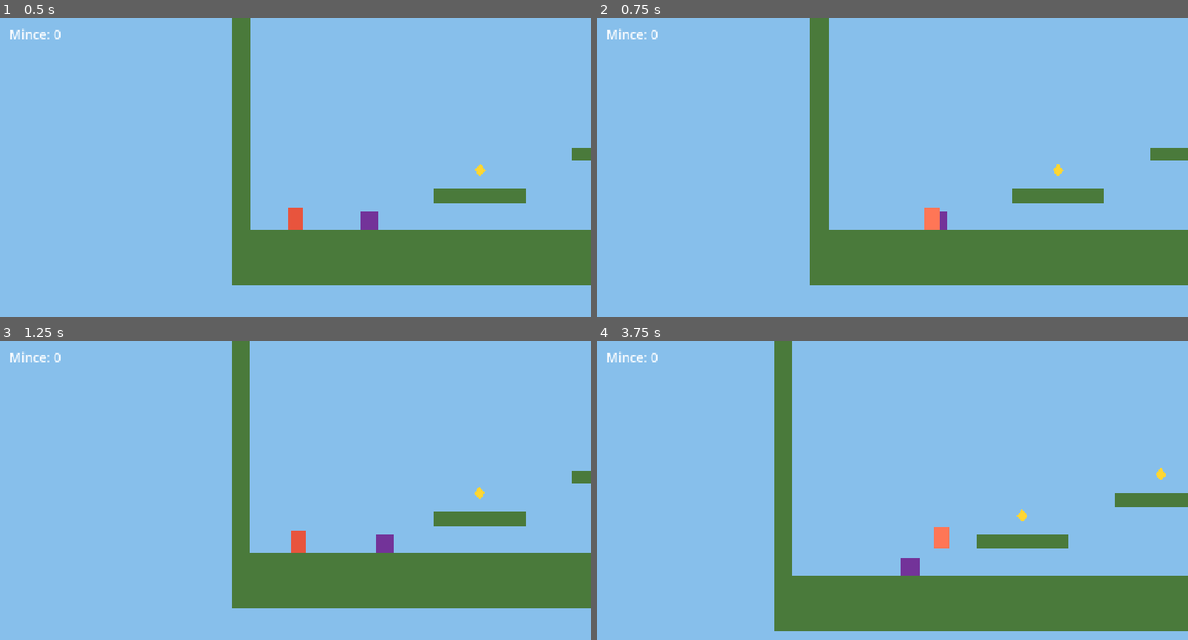
Above: before the commit, frames 1-4 (two rows, left to right).
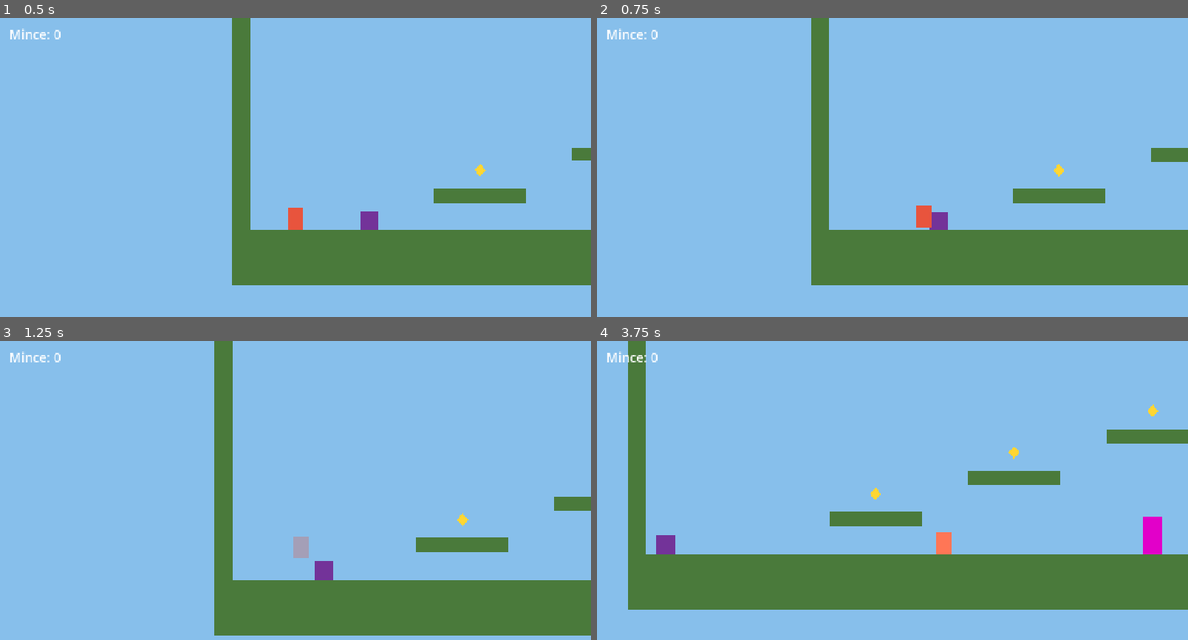
Above: after the commit, the same moments.

Repository: luxopes/gamejam-2026
Game: Godot game, scene res://scenes/level_1.tscn
The game is run twice, just before and just after one commit, with the same random seed, the same clock (stepped at 60 frames per second) and the same inputs.
Inputs (mouse positions are in pixels of both pictures, inside the frame that each line leads up to):
- Up to frame 1 (0.5 s): no input
- Up to frame 2 (0.75 s): move the mouse to (1022, 167) at 0.52 s; hold D (move_right) from 0.53 s (still down); tap Shift (dash) at 0.6 s
- Up to frame 3 (1.25 s): keep holding D (move_right); tap Space (jump) at 0.77, 0.8, 1.07 s
- Up to frame 4 (3.75 s): move the mouse to (774, 523) at 1.27 s; tap Space (jump) at 1.35, 1.52, 1.82, 2.3, 3.02, 3.32 s; tap Shift (dash) at 1.55, 2.85, 3.6 s; move the mouse to (951, 433) at 2.02 s; release D (move_right) at 2.03 s; hold A (move_left) 2.03-2.78 s; click (951, 433) at 2.1 s; move the mouse to (862, 574) at 2.77 s; hold D (move_right) from 2.78 s (still down); move the mouse to (1069, 556) at 3.52 s

Frame 1 is identical in both runs. In frame 2, 0.6% of the frame differs, in the area x 36-100%, y 0-90%; in frame 3, 18%; in frame 4, 23%, in the area x 5-100%, y 0-98%.

Commit message:
feat: přidá hráči životy, zranění a krátkou nezranitelnost
Bodáky a nepřítel jsou ve skupině "hurts_player" a hráči ubírají
život místo okamžité smrti. Po zásahu hráče odhodí a chvíli bliká.

Diff:
--- a/scenes/enemy.tscn
+++ b/scenes/enemy.tscn
@@ -1,14 +1,11 @@
-[gd_scene load_steps=4 format=3]
+[gd_scene load_steps=3 format=3]
 
 [ext_resource type="Script" path="res://scripts/enemy.gd" id="1"]
 
 [sub_resource type="RectangleShape2D" id="shape"]
 size = Vector2(40, 40)
 
-[sub_resource type="RectangleShape2D" id="hurtbox_shape"]
-size = Vector2(36, 36)
-
-[node name="Enemy" type="CharacterBody2D" groups=["pogo"]]
+[node name="Enemy" type="CharacterBody2D" groups=["pogo", "hurts_player"]]
 collision_layer = 2
 script = ExtResource("1")
 
@@ -23,15 +20,6 @@
 position = Vector2(0, -20)
 shape = SubResource("shape")
 
-[node name="Hurtbox" type="Area2D" parent="."]
-collision_layer = 0
-
-[node name="CollisionShape2D" type="CollisionShape2D" parent="Hurtbox"]
-position = Vector2(0, -20)
-shape = SubResource("hurtbox_shape")
-
 [node name="LedgeCheck" type="RayCast2D" parent="."]
 position = Vector2(24, -4)
 target_position = Vector2(0, 16)
-
-[connection signal="body_entered" from="Hurtbox" to="." method="_on_hurtbox_body_entered"]
--- a/scenes/hazard.tscn
+++ b/scenes/hazard.tscn
@@ -2,7 +2,7 @@
 
 [ext_resource type="Script" uid="uid://y5wenyo5x2a6" path="res://scripts/hazard.gd" id="1"]
 
-[node name="Hazard" type="Area2D" unique_id=373372969 groups=["pogo"]]
+[node name="Hazard" type="Area2D" unique_id=373372969 groups=["pogo", "hurts_player"]]
 script = ExtResource("1")
 
 [node name="Polygon2D" type="Polygon2D" parent="." unique_id=517371405]
@@ -11,5 +11,3 @@
 
 [node name="CollisionShape2D" type="CollisionPolygon2D" parent="." unique_id=258685668]
 polygon = PackedVector2Array(-20, 0, -10, -20, 0, 0, 10, -20, 20, 0)
-
-[connection signal="body_entered" from="." to="." method="_on_body_entered"]
--- a/scenes/player.tscn
+++ b/scenes/player.tscn
@@ -1,9 +1,12 @@
-[gd_scene load_steps=4 format=3]
+[gd_scene load_steps=5 format=3]
 
 [ext_resource type="Script" path="res://scripts/player.gd" id="1"]
 
 [sub_resource type="RectangleShape2D" id="shape"]
 size = Vector2(32, 48)
+
+[sub_resource type="RectangleShape2D" id="hurtbox_shape"]
+size = Vector2(28, 44)
 
 [sub_resource type="RectangleShape2D" id="attack_shape"]
 size = Vector2(48, 56)
@@ -25,6 +28,14 @@
 position = Vector2(0, -100)
 position_smoothing_enabled = true
 
+[node name="Hurtbox" type="Area2D" parent="."]
+collision_layer = 0
+collision_mask = 3
+
+[node name="CollisionShape2D" type="CollisionShape2D" parent="Hurtbox"]
+position = Vector2(0, -24)
+shape = SubResource("hurtbox_shape")
+
 [node name="AttackArea" type="Area2D" parent="."]
 position = Vector2(0, -24)
 collision_mask = 3
--- a/scripts/enemy.gd
+++ b/scripts/enemy.gd
@@ -1,6 +1,6 @@
 extends CharacterBody2D
 ## Nepřítel, který chodí tam a zpět. Po zásahu odletí, náraz do zdi ho zničí.
-## Dotyk zabije hráče. Je ve skupině "pogo", takže se od něj dá odrazit.
+## Je ve skupině "hurts_player" (dotyk hráče zraní) a "pogo" (dá se od něj odrazit).
 
 @export var walk_speed := 80.0          ## rychlost chůze (px/s)
 @export var gravity := 1300.0
@@ -20,7 +20,7 @@
 
 
 func _ready() -> void:
-	# Hráč nepřítelem prochází, zabíjí ho jen Hurtbox
+	# Hráč nepřítelem prochází, zraní ho jen dotyk (Hurtbox hráče)
 	for player in get_tree().get_nodes_in_group("player"):
 		add_collision_exception_with(player)
 	_ledge_check.position.x = _direction * absf(_ledge_check.position.x)
@@ -71,8 +71,7 @@
 
 func _destroy() -> void:
 	_dead = true
-	collision_layer = 0           # sek ho už nenajde
-	$Hurtbox.set_deferred("monitoring", false)
+	collision_layer = 0           # sek ho už nenajde a hráče už nezraní
 
 	var tween := create_tween()
 	tween.set_parallel()
@@ -80,8 +79,3 @@
 	tween.tween_property(self, "scale", Vector2(1.6, 0.2), 0.25)  # rozplácne se
 	await tween.finished
 	queue_free()
-
-
-func _on_hurtbox_body_entered(body: Node2D) -> void:
-	if body.is_in_group("player"):
-		body.die()
--- a/scripts/hazard.gd
+++ b/scripts/hazard.gd
@@ -1,7 +1,2 @@
 extends Area2D
-## Past (bodáky). Dotyk = smrt a restart úrovně.
-
-
-func _on_body_entered(body: Node2D) -> void:
-	if body.is_in_group("player"):
-		body.die()
+## Past (bodáky). Je ve skupině "hurts_player", takže hráče při dotyku zraní.
--- a/scripts/player.gd
+++ b/scripts/player.gd
@@ -1,5 +1,8 @@
 extends CharacterBody2D
 ## Hráč. Všechna čísla níže jdou měnit v Inspektoru (klikni na uzel Player).
+
+## Pro HUD: zavolá se při každé změně životů.
+signal health_changed(health: int, max_health: int)
 
 @export var speed := 300.0            ## rychlost běhu (px/s)
 @export var acceleration := 2500.0    ## jak rychle se rozběhne a zastaví
@@ -8,6 +11,12 @@
 @export var coyote_time := 0.1        ## jak dlouho po opuštění hrany jde ještě skočit
 @export var jump_buffer := 0.1        ## jak dlouho před dopadem si hra pamatuje stisk skoku
 @export var fall_limit_y := 1000.0    ## pod touto výškou hráč umírá
+
+@export_group("Životy")
+@export var max_health := 5
+@export var invulnerable_time := 1.0  ## nezranitelnost po zásahu (s)
+@export var hurt_knockback := Vector2(300.0, -350.0)  ## odhození po zásahu (do strany, nahoru)
+@export var hurt_stun := 0.25         ## jak dlouho po zásahu nejde ovládat (s)
 
 @export_group("Útok")
 @export var attack_duration := 0.1    ## jak dlouho sek zasahuje (s)
@@ -34,6 +43,11 @@
 var _dash_timer := 0.0
 var _dash_cooldown_timer := 0.0
 var _can_air_dash := true   # ve vzduchu jen jeden dash, obnoví ho dopad nebo pogo
+var _dead := false
+var _invulnerable_timer := 0.0
+
+@onready var health := max_health
+@onready var _hurtbox: Area2D = $Hurtbox
 
 @onready var _attack_area: Area2D = $AttackArea
 @onready var _slash: ColorRect = $AttackArea/Slash
@@ -41,9 +55,13 @@
 
 func _ready() -> void:
 	_slash.visible = false
+	health_changed.emit(health, max_health)
 
 
 func _physics_process(delta: float) -> void:
+	_update_hurt(delta)
+	if _dead:
+		return
 	if _update_dash(delta):
 		return
 
@@ -86,9 +104,6 @@
 
 	if global_position.y > fall_limit_y:
 		die()
-
-
-var _dead := false
 
 
 func _update_attack(delta: float) -> void:
@@ -188,6 +203,52 @@
 	return true
 
 
+## Zranění od čehokoli ve skupině "hurts_player" (bodáky, nepřátelé).
+## Kontroluje se každý snímek, takže zraní i to, v čem hráč stojí po konci nezranitelnosti.
+func _update_hurt(delta: float) -> void:
+	if _invulnerable_timer > 0.0:
+		_invulnerable_timer -= delta
+		modulate.a = 0.3 if fmod(_invulnerable_timer, 0.2) < 0.1 else 1.0  # blikání
+		if _invulnerable_timer <= 0.0:
+			modulate.a = 1.0
+		return
+
+	var sources: Array[Node2D] = []
+	sources.append_array(_hurtbox.get_overlapping_areas())
+	sources.append_array(_hurtbox.get_overlapping_bodies())
+	for source in sources:
+		if source.is_in_group("hurts_player"):
+			take_damage(1, source.global_position)
+			return
+
+
+func take_damage(amount: int, from_position: Vector2) -> void:
+	if _dead or _invulnerable_timer > 0.0:
+		return
+	health = maxi(health - amount, 0)
+	health_changed.emit(health, max_health)
+	if health == 0:
+		die()
+		return
+
+	_invulnerable_timer = invulnerable_time
+	# Odhodí hráče od zdroje zranění a na chvíli mu vezme ovládání
+	var away := signf(global_position.x - from_position.x)
+	if away == 0.0:
+		away = -_facing
+	velocity = Vector2(away * hurt_knockback.x, hurt_knockback.y)
+	_recoil_timer = hurt_stun
+	_dash_timer = 0.0
+	modulate = Color.WHITE   # zásah utne dash, vrátí barvu z dashe
+	_jumping = false
+
+
+## Doplní životy (třeba na checkpointu).
+func heal_full() -> void:
+	health = max_health
+	health_changed.emit(health, max_health)
+
+
 func die() -> void:
 	if _dead:
 		return
